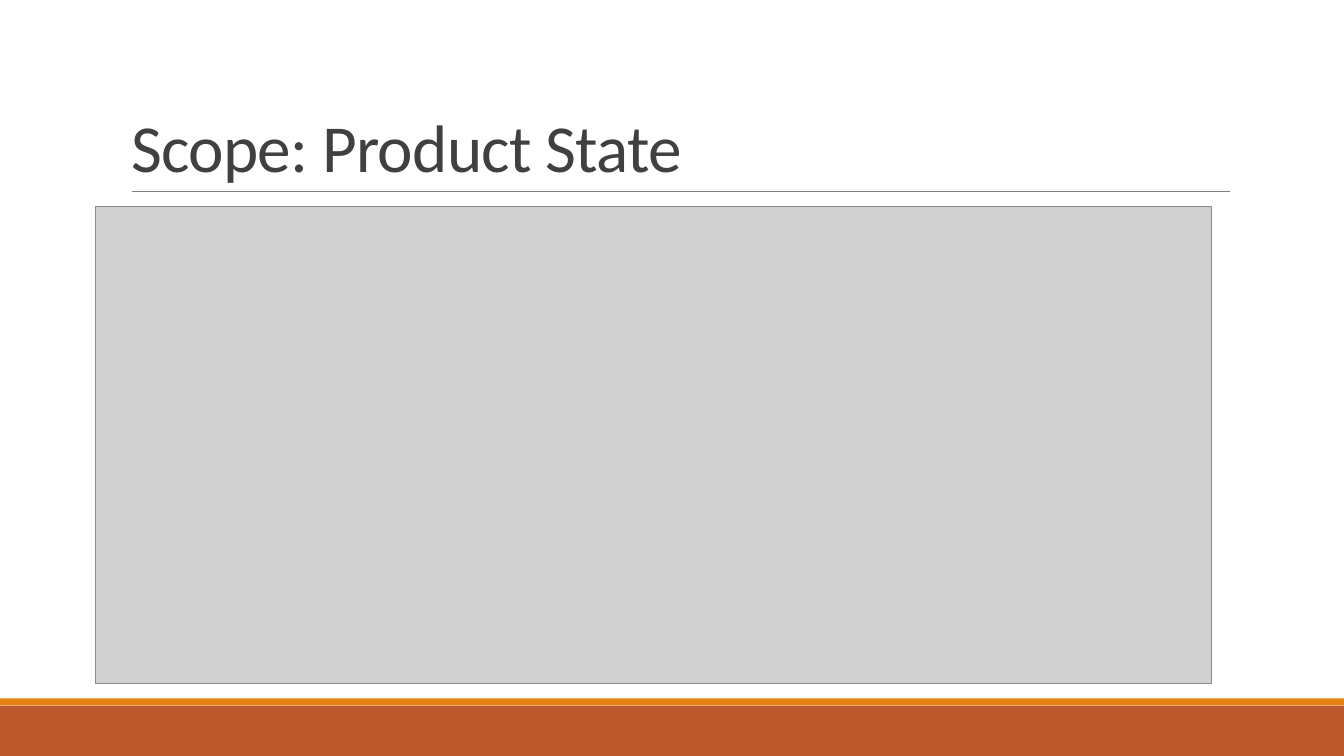
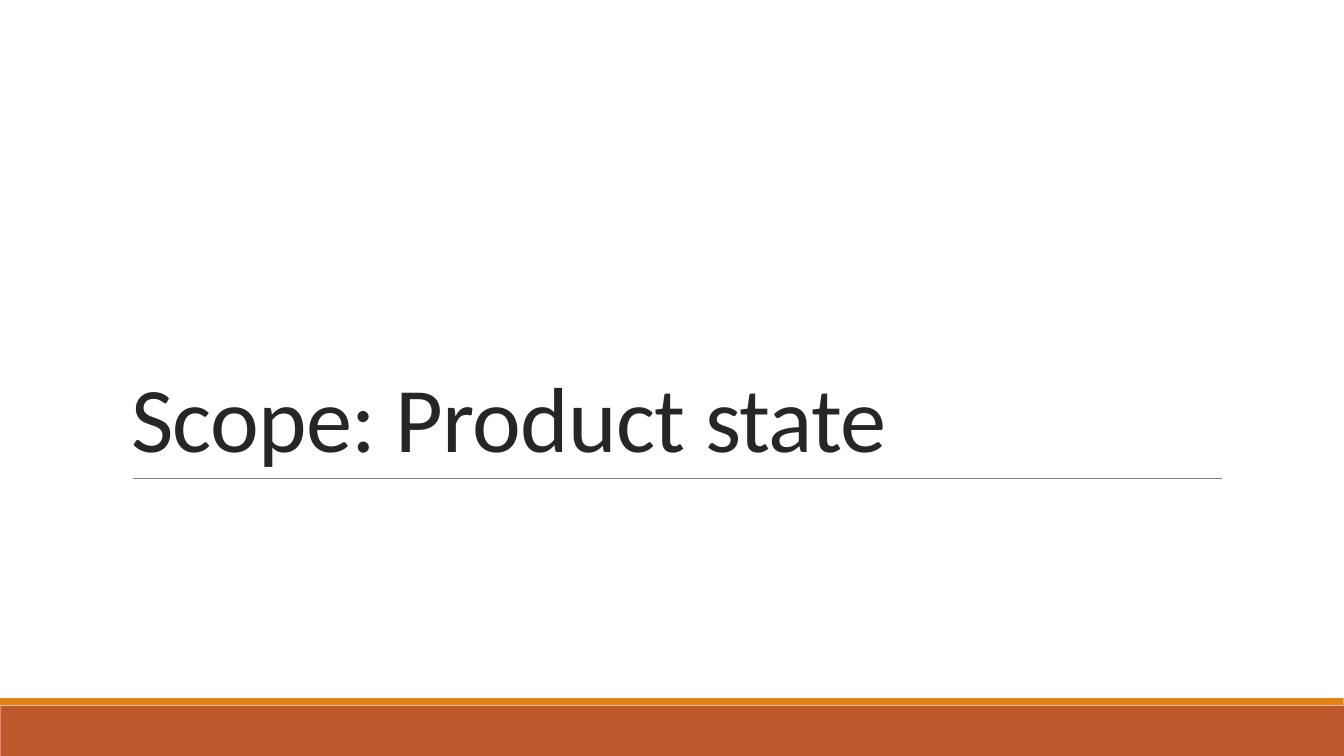
Before and after one commit to ofrendo/kronos, a slide deck: slide 9 of doc/Presentation.pptx (slide 6 before the commit). Drawn at 1344x756 pixels with LibreOffice and Linux fonts; fonts in the diff are those of the drawing; grey boxes stand for pictures. Boxes give left, top, right and bottom in pixels: in the first picture for what was removed or moved away, otherwise in the second. Text is boxed around its words. In the diff, an @@ line names an element or a change of style, - is before the commit and + after.

```diff
--- a/doc/Presentation.pptx
+++ b/doc/Presentation.pptx
@@ picture removed at bbox=[96, 207, 1212, 684] @@
@@ title at bbox=[131, 388, 886, 467]: text changed; size 48 to 66 pt; text colour #404040 to #262626 @@
-Scope: Product State
+Scope: Product state
@@ line moved from (132, 192) - (1231, 192) to (133, 479) - (1222, 479) @@
```
Also in this commit, not shown: 2 other slides changed, 5 slides added, 1 slide removed.
